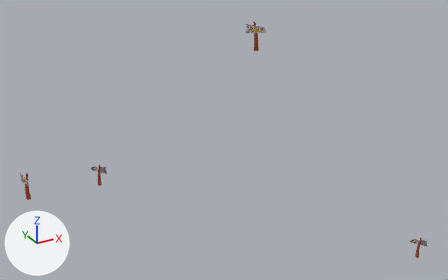
The glTF model Assets/Back/BacKGroup.gltf as it was, and as the next commit left it.
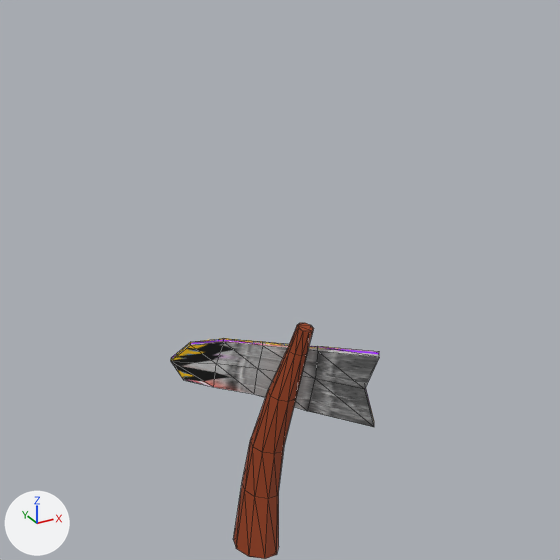
The first picture shows the older version from a 50 mm lens placed at (-8.1, -25.7, 20.5), pointed at (5.9, -0.2, 7.8). The close-ups show both versions on the part from 88% to 99% of the width and 75% to 92% of the height of that picture; other places that the commit changed are outside them. Every picture has the same lights, and +X, +Y and +Z are marked at lower left. The close-ups show mesh edges as thin lines. Where no turn or scale is listed for an object, it has been applied to the vertices.

Names of what the first close-up shows: 'post4', 'sign2'.
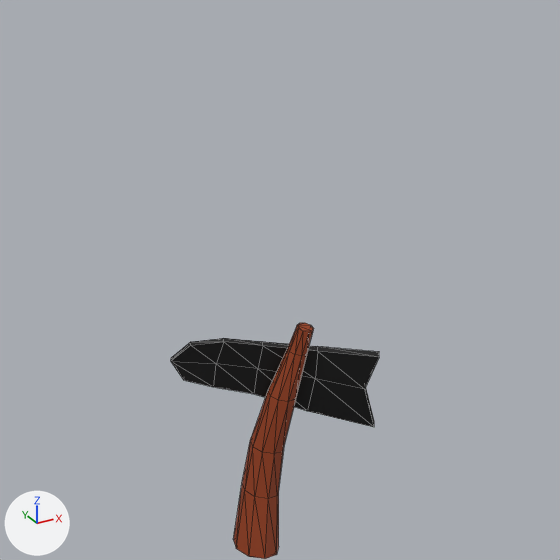
Where the change shows, as pixel boxes [x1, y1, x2, y2] in the close-ups (560 x 560 px):
```json
{"object": "sign2", "change": "recoloured", "before": [171, 338, 379, 427], "after": [171, 338, 379, 427], "on screen": "grey to black"}
```

Edits to the scene script, one JSON object a line:
```json
{"op": "add", "block": "mat_material", "code": ["mat_material = principled_material('Material')", "mat_material.base_color = (0.0, 0.0, 0.0)  # black #000000"]}
{"block": "me_cylinder_004", "where": "me_cylinder_004.from_pydata(...)  # 30 vertices, 56 faces; spans x 12.784..13.481, y -3.009..-2.306, z -0.768..-0.392"}
{"op": "remove", "block": "me_cylinder_004", "code": "me_cylinder_004.materials.append(mat_wegweiser2_003)  # picture img_back"}
{"op": "add", "block": "me_cylinder_004", "code": "me_cylinder_004.materials.append(mat_material)  # black #000000"}
```
